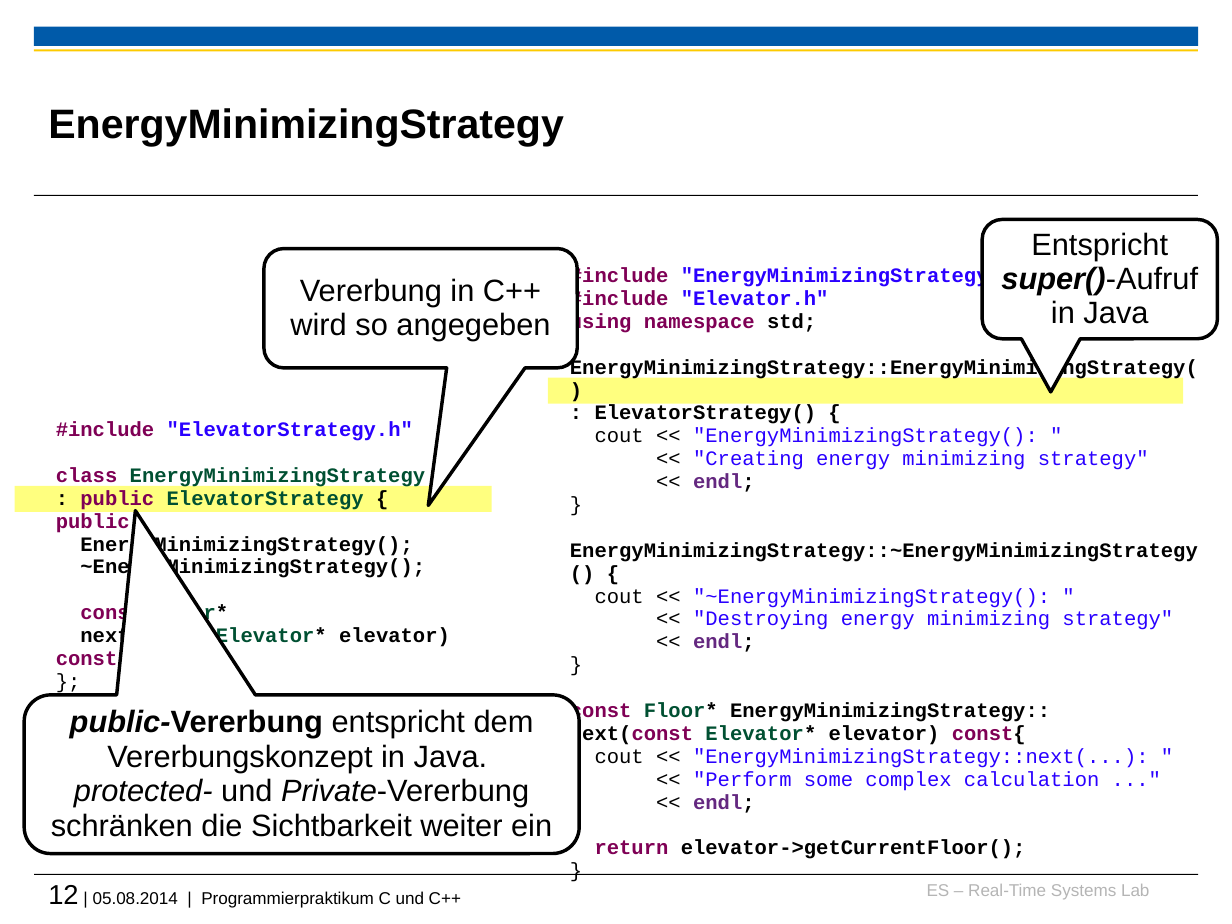
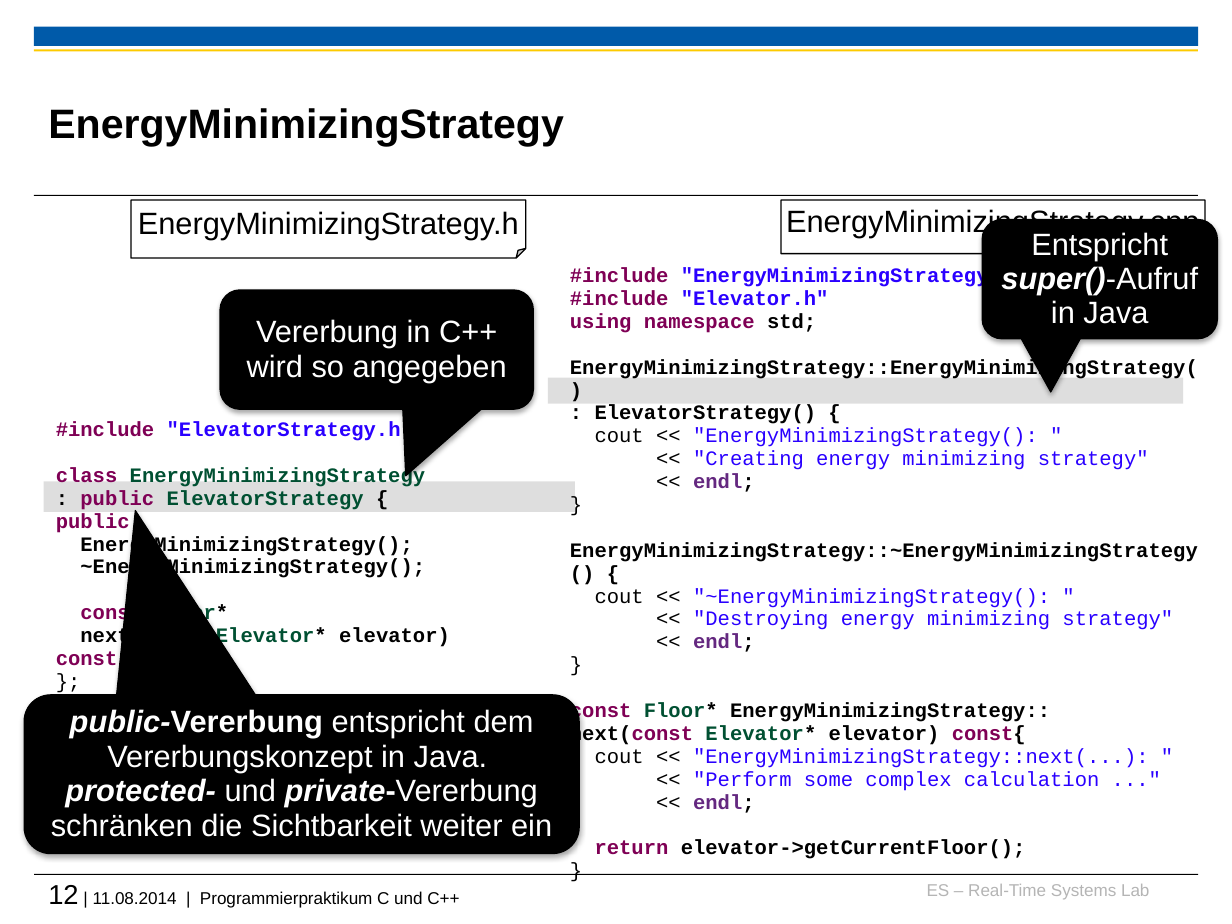
Before and after one commit to h82k/tud-cppp, a slide deck: slide 12 of Vorlesung/3 Vererbung-Polymorphie.pptx. Drawn at 1232x924 pixels with LibreOffice and Linux fonts; fonts in the diff are those of the drawing; background and template pictures are left out. Boxes give left, top, right and bottom in pixels: in the first picture for what was removed or moved away, otherwise in the second. Text is boxed around its words. In the diff, an @@ line names an element or a change of style, - is before the commit and + after.

Commit message:
Improving slides
 - use speech bubbles with black background
 - replace yellow with grey in highlightings

```diff
--- a/Vorlesung/3 Vererbung-Polymorphie.pptx
+++ b/Vorlesung/3 Vererbung-Polymorphie.pptx
@@ folded corner added at (131, 200, 525, 257), fill #FFFFFF, outline #000000 0.75 pt, 18 pt, text #000000 @@
+EnergyMinimizingStrategy.h
@@ folded corner added at (781, 200, 1205, 254), fill #FFFFFF, outline #000000 0.75 pt, 18 pt, text #000000 @@
+EnergyMinimizingStrategy.cpp
@@ rounded speech box "Entspricht super()-Aufruf in Java" at (982, 219, 1217, 339): text colour #000000 to #FFFFFF; fill #FFFFFF to #000000; outline #000000 2 pt to #000000 0.75 pt; shadow on @@
@@ rounded speech box "Vererbung in C++ wird so ...": place and size @@
-rounded speech box "Vererbung in C++ wird so ..." at (264, 249, 577, 368)
+rounded speech box "Vererbung in C++ wird so ..." at (221, 290, 533, 409)
@@ rounded speech box "Vererbung in C++ wird so ..." at (221, 290, 533, 409): text colour #000000 to #FFFFFF; fill #FFFFFF to #000000; outline #000000 2 pt to #000000 0.75 pt; shadow on; proportions changed @@
@@ rectangle at (548, 378, 1184, 404): fill #FFFF00 at 50% opacity to #BFBFBF at 50% opacity @@
@@ rectangle at (43, 482, 574, 513): fill #FFFF00 at 50% opacity to #BFBFBF at 50% opacity @@
@@ rectangle: place and size @@
-rectangle at (15, 485, 492, 511)
+rectangle at (43, 482, 574, 513)
@@ rounded speech box "public-Vererbung entspricht dem Vererbungskonzept in ..." at (25, 695, 580, 854): fill #FFFFFF to #000000; outline #000000 2 pt to #000000 0.75 pt; shadow on @@
@@ text in rounded speech box at (51, 709, 552, 837): text changed; text colour #000000 to #FFFFFF @@
-public-Vererbung entspricht dem Vererbungskonzept in Java. protected- und Private-Vererbung schränken die Sichtbarkeit weiter ein
+public-Vererbung entspricht dem Vererbungskonzept in Java. protected- und private-Vererbung schränken die Sichtbarkeit weiter ein
@@ text at (48, 885, 459, 908): text changed @@
-12 | 05.08.2014 | Programmierpraktikum C und C++
+12 | 11.08.2014 | Programmierpraktikum C und C++
```
Also in this commit, not shown: 14 other slides changed, 4 other files.
